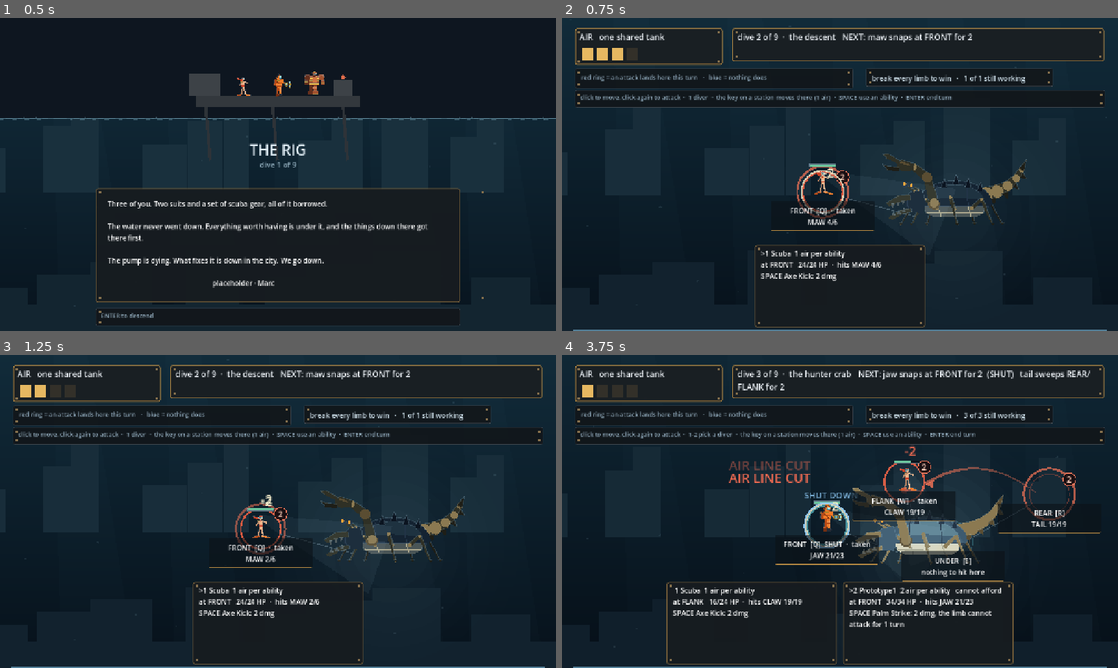
Above: before the commit, frames 1-4 (two rows, left to right).
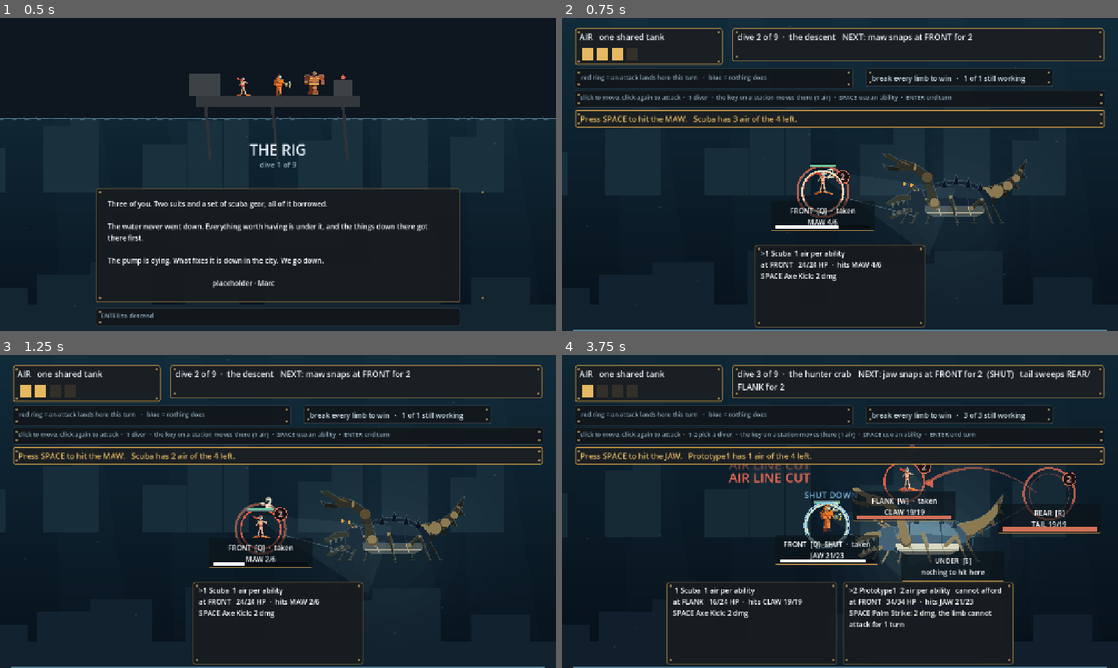
Above: after the commit, the same moments.

Repository: ImmortalDemonGod/salvage
Game: Godot game, scene res://game/main.tscn
The game is run twice, just before and just after one commit, with the same random seed, the same clock (stepped at 60 frames per second) and the same inputs.
Inputs (mouse positions are in pixels of both pictures, inside the frame that each line leads up to):
- Up to frame 1 (0.5 s): no input
- Up to frame 2 (0.75 s): tap Enter at 0.5 s; move the mouse to (962, 158) at 0.52 s; hold W from 0.53 s (still down); tap 1 at 0.6 s; click (962, 158) at 0.67 s
- Up to frame 3 (1.25 s): keep holding W; tap Space at 0.77 s
- Up to frame 4 (3.75 s): release W at 1.25 s; tap Enter every 0.75 s from 1.25 to 3.5 s; drag from (728, 527) to (812, 574) at 1.27 s; move the mouse to (895, 442) at 2.02 s; hold W 2.03-2.75 s; tap 3 at 2.1 s; click (895, 442) at 2.17 s; drag from (812, 574) to (673, 464) at 2.77 s; move the mouse to (1006, 558) at 3.52 s; tap Q at 3.6 s; click (1006, 558) at 3.67 s

Frame 1 is identical in both runs. In frame 2, 1.9% of the frame differs, in the area x 2-98%, y 29-68%; in frame 3, 1.5%; in frame 4, 2.9%, in the area x 2-98%, y 28-68%.

Commit message:
tell the player what to do, and give them back the limb bars
A recorded human playtest. He nearly quit twice and stopped at dive six
saying "this is painful". Four fixes, aimed at the four places he stalled.

THE PROMPT. He could not work out how to move, found WASD by accident, and
found the station keys much later: "clearly, putting text on a screen
doesn't tell somebody how to actually play the game." So the game stops
describing its controls and tells him the next thing to do, recomputed
every turn: press SPACE to hit the JAW, or Scuba is about to be hit, move
to UNDER, or out of air, press ENTER. One instruction, in brass, directly
under the line that says what is about to happen to him.

THE HANDOVER. "I thought I was literally just about to quit because I
couldn't figure out how to even move the second player after my first
player died." Holding a downed diver is never a state the game leaves you
in now, and verify/select.gd proves it.

THE HITS. "There's no indication that I'm doing anything on the enemy."
He was right, and worse than he knew: the limb bars were never in the
build. That edit aborted on a failing anchor further down the same script
and never reached the write, so since that commit limb health has been
text only, and the message claiming otherwise shipped anyway. Standing
rule 27, written this morning, broken this afternoon. The bars are in, and
I checked the file this time rather than the commit message. They flash
white on the frame they are struck, the damage number is bigger and lasts
longer, and the screen kick is roughly tripled.

Diff:
--- a/game/main.gd
+++ b/game/main.gd
@@ -41,6 +41,7 @@
 var ui_air: Label
 var ui_tanks: Array = []
 var ui_log: Label
+var ui_step: Label
 var ui_intent: Label
 var ui_help: Label
 var ui_scene: Label
@@ -186,6 +187,16 @@
 		m.size = Vector2(238, 68)
 		m.position = Vector2.ZERO   # placed per encounter in _refresh
 		m.add_theme_stylebox_override("panel", skin_station())
+		var bg := ColorRect.new()
+		bg.name = "bar_bg"
+		bg.color = Color(0.03, 0.05, 0.07, 0.92)
+		bg.mouse_filter = Control.MOUSE_FILTER_IGNORE
+		m.add_child(bg)
+		var fill := ColorRect.new()
+		fill.name = "bar_fill"
+		fill.color = BAR_LIMB
+		fill.mouse_filter = Control.MOUSE_FILTER_IGNORE
+		m.add_child(fill)
 		add_child(m)
 		var l := Label.new()
 		l.name = "label"
@@ -311,6 +322,21 @@
 	help_panel.add_theme_stylebox_override("panel", skin_quiet())
 	_rivet(help_panel)
 	add_child(help_panel)
+	var step_panel := Panel.new()
+	step_panel.name = "step_panel"
+	step_panel.size = Vector2(1220, 40)
+	step_panel.position = Vector2(30, 212)
+	step_panel.add_theme_stylebox_override("panel", skin_primary())
+	_rivet(step_panel)
+	add_child(step_panel)
+	ui_step = Label.new()
+	ui_step.name = "label"
+	ui_step.set_anchors_preset(Control.PRESET_FULL_RECT)
+	ui_step.offset_left = 12; ui_step.offset_right = -12
+	ui_step.offset_top = 7; ui_step.offset_bottom = -7
+	ui_step.add_theme_font_size_override("font_size", 18)
+	ui_step.add_theme_color_override("font_color", BRASS_LIT)
+	step_panel.add_child(ui_step)
 	var log_panel := Panel.new()
 	log_panel.name = "log_panel"
 	log_panel.size = Vector2(1232, 68)
@@ -446,10 +472,10 @@
 							fx.add("ring", 0.52, tgt, Vector2.ZERO, "", Color(0.55, 0.78, 0.95), -1, lb)
 						_:
 							fx.add("lunge", 0.30, a, tgt, "", DEALT, who)
-					fx.add("flash", 0.36, tgt, Vector2.ZERO, "", DEALT, -1, lb)
+					fx.add("flash", 0.55, tgt, Vector2.ZERO, "", DEALT, -1, lb)
 					if n > 0:
-						fx.add("float", 0.95, tgt + Vector2(0, -30), Vector2.ZERO, "-%d" % n, DEALT)
-					fx.kick(0.10 + 0.02 * n)
+						fx.add("float", 1.20, tgt + Vector2(0, -30), Vector2.ZERO, "-%d" % n, DEALT)
+					fx.kick(0.30 + 0.05 * n)
 			SfxEvents.Kind.TAKE:
 				# the enemy reached a station. THIS is the one that read as
 				# nothing last time, so it gets the bolt, the recoil and the
@@ -461,8 +487,8 @@
 					fx.add("body", 0.36, src, dst, "", HURT)
 					fx.add("bolt", 0.28, src, dst, "", HURT)
 					fx.add("recoil", 0.42, src, dst, "", HURT, who)
-					fx.add("float", 1.05, dst + Vector2(0, -70), Vector2.ZERO, "-%d" % n, HURT)
-					fx.kick(0.22 + 0.03 * n)
+					fx.add("float", 1.30, dst + Vector2(0, -70), Vector2.ZERO, "-%d" % n, HURT)
+					fx.kick(0.40 + 0.05 * n)
 			SfxEvents.Kind.BREAK:
 				if lb >= 0:
 					fx.add("burst", 0.55, _limb_at(lb), Vector2.ZERO, "BROKEN", DEALT, -1, lb)
@@ -527,7 +553,57 @@
 	draw_string(f, Vector2(cx, y + 262), "art Glass_Goat   ·   words Marc   ·   placeholder art and copy throughout",
 		HORIZONTAL_ALIGNMENT_LEFT, -1, 17, Color(0.55, 0.64, 0.70))
 
+func _next_step() -> String:
+	if combat == null:
+		return "press ENTER"
+	var d = combat.divers[selected]
+	if d.down:
+		for o in combat.divers:
+			if not o.down:
+				return "%s is down. Press %d to take over %s." % [d.dname, int(o.id) + 1, o.dname]
+		return ""
+	if combat.air <= 0:
+		return "Out of air. Press ENTER to end the turn and refill the tank."
+	if not combat.can_attack(d):
+		var safe_far := -1
+		for st in combat.OPEN_STATIONS:
+			if combat.STATION_LIMB[int(st)] >= 0 and not combat.limb_broken[int(combat.STATION_LIMB[int(st)])]:
+				safe_far = int(st)
+				break
+		if safe_far >= 0 and combat.air >= Combat.MOVE_COST:
+			return "Nothing to hit from %s. Click %s, or press %s, to move there (1 air)." % [
+				Combat.STATION_NAMES[int(d.station)], Combat.STATION_NAMES[safe_far],
+				["Q", "W", "E", "R", "T"][safe_far]]
+		return "Press ENTER to end the turn."
+	# standing somewhere an attack is about to land, with the air to leave
+	if int(d.station) in combat.threatened_stations() and combat.air >= Combat.MOVE_COST + d.cost:
+		for st in combat.OPEN_STATIONS:
+			if int(st) == int(d.station):
+				continue
+			if not (int(st) in combat.threatened_stations()):
+				return "%s is about to be hit. Move to %s (press %s), or hit the %s with SPACE." % [
+					d.dname, Combat.STATION_NAMES[int(st)], ["Q", "W", "E", "R", "T"][int(st)],
+					String(combat.LIMB_NAMES[combat.target_limb(d)]).to_upper()]
+	var lb2: int = combat.target_limb(d)
+	if lb2 >= 0:
+		return "Press SPACE to hit the %s.   %s has %d air of the %d left." % [
+			String(combat.LIMB_NAMES[lb2]).to_upper(), d.dname, combat.air, combat.air_this_turn()]
+	return "Press ENTER to end the turn."
+
+# never leave the player holding a diver who cannot act
+func _auto_select() -> void:
+	if combat == null:
+		return
+	var d = combat.divers[selected]
+	if not d.down:
+		return
+	for o in combat.divers:
+		if not o.down:
+			selected = int(o.id)
+			return
+
 func _refresh() -> void:
+	_auto_select()
 	_stamp_title()
 	_voice()
 	_recent()
@@ -553,6 +629,7 @@
 		ui_legend.get_parent().visible = false
 		ui_goal.get_parent().visible = false
 		ui_intent.get_parent().visible = false
+		ui_step.get_parent().visible = false
 		ui_intent.text = run.state_line()
 		for card in ui_divers:
 			card.visible = false
@@ -588,6 +665,7 @@
 			card.visible = false
 		for i in range(ui_stations.size()):
 			ui_stations[i].visible = false
+		ui_step.get_parent().visible = false
 		var b: Dictionary = run.current()
 		var lines: Array = b.get("lines", [])
 		var body: Array = []
@@ -616,6 +694,9 @@
 		queue_redraw()
 		return
 	ui_scene.get_parent().visible = false
+	var step := _next_step()
+	ui_step.text = step
+	ui_step.get_parent().visible = step != ""
 	ui_air.get_parent().visible = true
 	# the bottles: full ones lit brass, spent ones dark, ones cut off by a
 	# severed line crossed out in red
@@ -643,6 +724,25 @@
 		# the FLANK sprite up into the HUD instead, so the station moved
 		# rather than everything else.
 		mk.position = place(i) - mk.size * 0.5 + Vector2(0, 56)
+		# The limb bar. This was written once and lost: the script carrying
+		# it aborted on a failing anchor further down and never reached the
+		# write, so limb health has been TEXT ONLY ever since -- which is
+		# exactly what the playtester ran into.
+		var bgr: ColorRect = mk.get_node("bar_bg")
+		var flr: ColorRect = mk.get_node("bar_fill")
+		var lb0: int = combat.STATION_LIMB[i]
+		var show_bar: bool = lb0 >= 0 and not combat.limb_broken[lb0]
+		bgr.visible = show_bar
+		flr.visible = show_bar
+		if show_bar:
+			var mx: float = float(int((combat.enc.limbs[lb0] as Dictionary).hp))
+			var fr: float = clampf(float(combat.limb_hp[lb0]) / max(1.0, mx), 0.0, 1.0)
+			bgr.position = Vector2(10, mk.size.y - 13)
+			bgr.size = Vector2(mk.size.x - 20, 8)
+			flr.position = bgr.position
+			flr.size = Vector2(bgr.size.x * fr, 8)
+			# and it flashes white the instant it is struck
+			flr.color = BAR_LIMB.lerp(Color(1, 1, 1), fx.limb_flash(lb0))
 		# The limb IS the position, so the marker has to SAY the limb and
 		# how much of it is left. A blind reviewer found no enemy health
 		# readout anywhere on screen, which made the whole limb system
--- /dev/null
+++ b/verify/select.gd
@@ -0,0 +1,25 @@
+extends SceneTree
+# a downed diver must never stay selected while another can act
+func _init() -> void:
+	var scene = preload("res://game/main.gd").new()
+	scene.size = Vector2(1280, 800)
+	root.add_child(scene)
+	await process_frame
+	scene.run.advance(); scene.combat = scene.run.combat
+	for lb in range(scene.combat.limb_hp.size()):
+		scene.combat.limb_hp[lb] = 0; scene.combat.limb_broken[lb] = true
+	scene.combat.outcome = "victory"
+	scene._after()
+	await process_frame
+	if scene.combat.divers.size() < 2:
+		print("SELECT: skipped, this beat runs one diver")
+		quit(0)
+		return
+	scene.selected = 0
+	scene.combat.divers[0].down = true
+	scene._refresh()
+	var ok: bool = not scene.combat.divers[scene.selected].down
+	print("SELECT: selected=%d down=%s  %s" % [scene.selected, scene.combat.divers[scene.selected].down,
+		"the game hands you a diver who can act" if ok else "FINDING -- still holding a downed diver"])
+	quit(0 if ok else 1)
+	return
Not shown, changed: tools/deploy.sh
Not shown, changed: verify/fast.sh
Not shown, changed: verify/live.mjs
